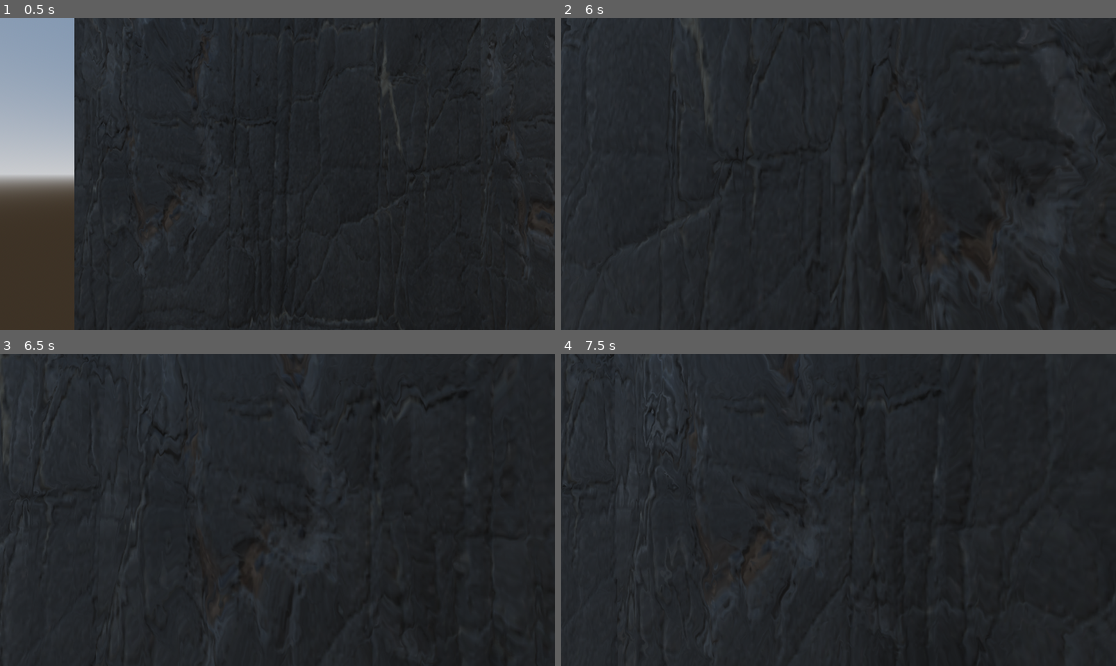
Above: before the commit, frames 1-4 (two rows, left to right).
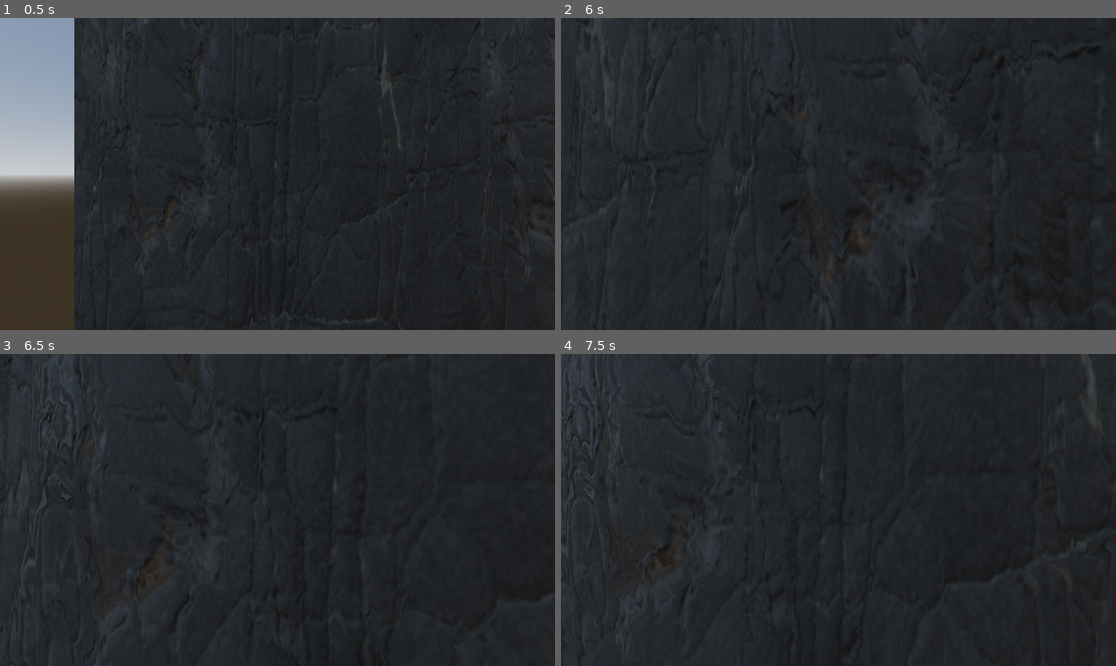
Above: after the commit, the same moments.

Repository: OwlWorksInnovations/lexbots
Game: Godot game, scene res://Scenes/main.tscn
The game is run twice, just before and just after one commit, with the same random seed, the same clock (stepped at 60 frames per second) and the same inputs.
Inputs (mouse positions are in pixels of both pictures, inside the frame that each line leads up to):
- Up to frame 1 (0.5 s): no input
- Up to frame 2 (6 s): tap Enter at 0.5, 2, 3.5 s; move the mouse to (866, 174) at 0.52 s; hold W (forward) 0.53-5.78 s; tap Shift (sprint, bound only after the commit) every 0.75 s from 0.6 to 5.85 s; tap Space at 1.25, 2.75, 4.25 s; move the mouse to (810, 174) at 1.27 s; move the mouse to (849, 167) at 2.02 s; move the mouse to (832, 180) at 2.77 s; move the mouse to (877, 177) at 3.52 s; move the mouse to (794, 170) at 4.27 s; move the mouse to (844, 174) at 5.02 s; move the mouse to (816, 167) at 5.77 s; hold D (right) from 5.78 s (still down)
- Up to frame 3 (6.5 s): keep holding D (right)
- Up to frame 4 (7.5 s): move the mouse to (866, 510) at 6.52 s; release D (right) at 6.53 s; hold W (forward) from 6.53 s (still down); tap Shift (sprint, bound only after the commit) at 6.6, 7.35 s; move the mouse to (810, 510) at 7.27 s

Frame 1 is identical in both runs. In frame 2, 1.1% of the frame differs, in the area x 0-98%, y 0-100%; in frame 3, 0.8%; in frame 4, 0.9%.

Commit message:
Added sprinting

Diff:
--- a/Scripts/player.gd
+++ b/Scripts/player.gd
@@ -1,7 +1,11 @@
 extends CharacterBody3D
 
-const SPEED = 5.0
-const MOUSE_SENSITIVITY = 0.003
+var SPEED: float = 5.0
+const MOUSE_SENSITIVITY: float = 0.003
+
+const orginal_stamina: float = 20.0
+var stamina: float = orginal_stamina
+var sprinting: bool = false
 
 @onready var camera := $PlayerCamera
 
@@ -18,6 +22,24 @@
 	if Input.is_action_just_pressed("ui_cancel"):
 		Input.set_mouse_mode(Input.MOUSE_MODE_VISIBLE)
 
+	if Input.is_action_just_pressed("sprint"):
+		if sprinting == true:
+			sprinting = false
+		elif sprinting == false:
+			sprinting = true
+
+	if sprinting:
+		if stamina < 0.0:
+			sprinting = false
+		stamina -= 0.1
+		SPEED = 10.0
+	elif !sprinting:
+		if stamina < orginal_stamina:
+			stamina += 0.05
+		SPEED = 5.0
+
+	print(stamina)
+
 	if not is_on_floor():
 		velocity += get_gravity() * delta
 
@@ -30,3 +52,12 @@
 		velocity.x = move_toward(velocity.x, 0, SPEED)
 		velocity.z = move_toward(velocity.z, 0, SPEED)
 	move_and_slide()
+
+# DEBUG CODE
+func _init():
+	RenderingServer.set_debug_generate_wireframes(true)
+
+func _input(event):
+	if event is InputEventKey and Input.is_key_pressed(KEY_SEMICOLON):
+		var vp = get_viewport()
+		vp.debug_draw = (vp.debug_draw + 1) % 5
--- a/project.godot
+++ b/project.godot
@@ -24,21 +24,35 @@
 forward={
 "deadzone": 0.2,
 "events": [Object(InputEventKey,"resource_local_to_scene":false,"resource_name":"","device":-1,"window_id":0,"alt_press …(192 unchanged characters)…
+, Object(InputEventJoypadMotion,"resource_local_to_scene":false,"resource_name":"","device":-1,"axis":1,"axis_value":-1.0,"script":null)
 ]
 }
 backward={
 "deadzone": 0.2,
 "events": [Object(InputEventKey,"resource_local_to_scene":false,"resource_name":"","device":-1,"window_id":0,"alt_press …(192 unchanged characters)…
+, Object(InputEventJoypadMotion,"resource_local_to_scene":false,"resource_name":"","device":-1,"axis":1,"axis_value":1.0,"script":null)
 ]
 }
 left={
 "deadzone": 0.2,
 "events": [Object(InputEventKey,"resource_local_to_scene":false,"resource_name":"","device":-1,"window_id":0,"alt_press …(191 unchanged characters)…
+, Object(InputEventJoypadMotion,"resource_local_to_scene":false,"resource_name":"","device":-1,"axis":0,"axis_value":-1.0,"script":null)
 ]
 }
 right={
 "deadzone": 0.2,
 "events": [Object(InputEventKey,"resource_local_to_scene":false,"resource_name":"","device":-1,"window_id":0,"alt_press …(192 unchanged characters)…
+, Object(InputEventJoypadMotion,"resource_local_to_scene":false,"resource_name":"","device":-1,"axis":0,"axis_value":1.0,"script":null)
+]
+}
+wireframe={
+"deadzone": 0.2,
+"events": [Object(InputEventKey,"resource_local_to_scene":false,"resource_name":"","device":-1,"window_id":0,"alt_pressed":false,"shift_pressed":false,"ctrl_pressed":false,"meta_pressed":false,"pressed":false,"keycode":0,"physical_keycode":59,"key_label":0,"unicode":59,"location":0,"echo":false,"script":null)
+]
+}
+sprint={
+"deadzone": 0.2,
+"events": [Object(InputEventKey,"resource_local_to_scene":false,"resource_name":"","device":-1,"window_id":0,"alt_pressed":false,"shift_pressed":false,"ctrl_pressed":false,"meta_pressed":false,"pressed":false,"keycode":0,"physical_keycode":4194325,"key_label":0,"unicode":0,"location":0,"echo":false,"script":null)
 ]
 }
 
Not shown, added: Scenes/main.tscn1964835987.tmp
Not shown, added: Scenes/main.tscn2662095705.tmp
